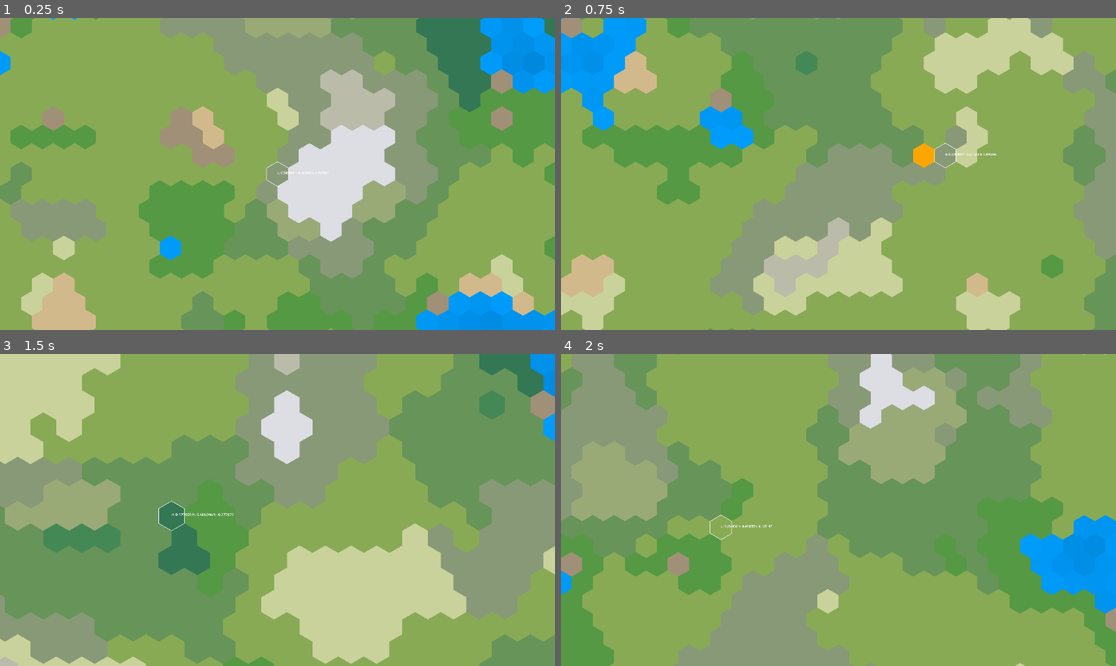
Above: before the commit, frames 1-4 (two rows, left to right).
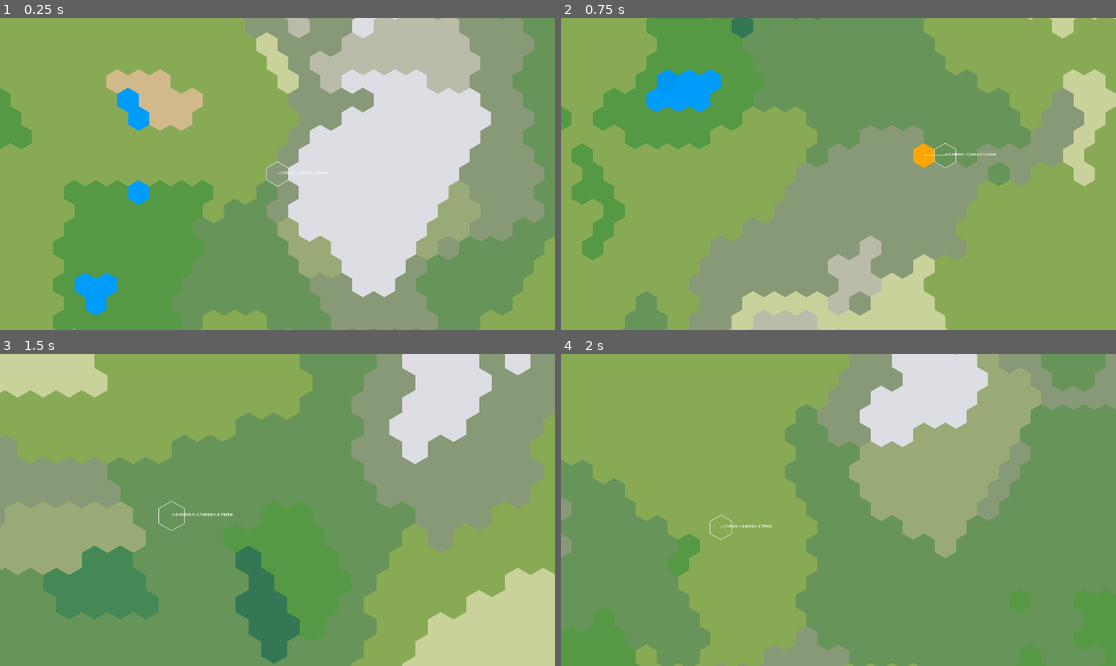
Above: after the commit, the same moments.

Repository: 1ort/hexgrid
Game: Godot game, scene res://demo.tscn
Same seed, same stepped clock (60 frames per second), same inputs: the game is played once before the commit and once after it.
Inputs (mouse positions are in pixels of both pictures, inside the frame that each line leads up to):
- Up to frame 1 (0.25 s): no input
- Up to frame 2 (0.75 s): tap Enter (ui_accept) at 0.5 s; move the mouse to (960, 158) at 0.52 s; press the mouse at (960, 158) at 0.53 s; hold D (right) from 0.53 s (still down)
- Up to frame 3 (1.5 s): tap Enter (ui_accept) at 0.77 s; move the mouse to (166, 525) at 1.27 s; release D (right) at 1.28 s; release the mouse at (166, 525) at 1.28 s; hold S (down) from 1.28 s (still down); tap Mouse wheel up (zoom_in) at 1.35 s
- Up to frame 4 (2 s): keep holding S (down); tap Enter (ui_accept) at 1.52 s

The runs differ from the first frame. In frame 1, 61% of the frame differs, in the area x 0-100%, y 0-100%; in frame 2, 51%; in frame 3, 68%; in frame 4, 63%.

Commit message:
Upd

Diff:
--- a/demo.gd
+++ b/demo.gd
@@ -7,15 +7,14 @@
 var cursor_hex: Hex
 var path_line: Array[Hex]
 
-var hex_radius = 64
+var hex_radius = 128
 var elevation_k = 0.45
 var hex_region = HexRegion.new_hexagon(hex_radius, Hex.new(0, 0, 0))
 var hexes = hex_region.get_hexes()
 
 @export
 var water_gradient: Gradient
-@export
-var ground_gradient: Gradient
+
 
 func correct_elevation(hex: Hex, elevation: float):
 	var distance = float(hex.distance_to(Hex.new(0,0,0)))
@@ -25,6 +24,8 @@
 	elevation = lerp(elevation, 1-(d*2), elevation_k)
 	elevation = lerp(elevation, sign(elevation), abs(elevation)*0.4)
 	return elevation
+
+#func hex_sphere_noise(q, r, s)
 
 func generate_map():
 	var noise = FastNoiseLite.new()
@@ -41,11 +42,12 @@
 		var tile_info: TileInfo
 
 		#elevation
-		noise.fractal_octaves = 3
-		noise.frequency = 0.05
+		noise.fractal_octaves = 4
+		noise.frequency = 0.03
 		noise.seed = noise_seed
 		var elevation_noise_value = noise.get_noise_3d(hex.q, hex.r, hex.s)
 		elevation = correct_elevation(hex, elevation_noise_value)
+		elevation = snapped(elevation, 0.05)
 
 		# humidity
 		noise.fractal_octaves = 2
@@ -53,12 +55,14 @@
 		noise.seed = noise_seed+1
 		var humidity_noise_value = noise.get_noise_3d(hex.q, hex.r, hex.s)
 		humidity = (humidity_noise_value / 2.0) + 0.5
+		humidity = snapped(humidity, 0.05)
 
 		# temperature
 		noise.fractal_octaves = 2
 		#noise.frequency = 0.2
 		noise.seed = noise_seed+2
 		temperature = noise.get_noise_3d(hex.q, hex.r, hex.s)
+		temperature = snapped(temperature, 0.05)
 
 		tile_info = TileInfo.new(
 			elevation,
@@ -87,12 +91,11 @@
 			#color_value = ground_gradient.sample(tile_info.elevation)
 			color_value = tile_info.terrain_color
 
-
 		$HexMapCanvas.draw_hex(hex, color_value)
 
 func draw_overlay():
 	if selected_hex != null:
-		$HexOverlayCanvas.draw_hex(selected_hex, Color.ORANGE, 3, true)
+		$HexOverlayCanvas.draw_hex(selected_hex, Color.ORANGE)
 
 	if cursor_hex != null and hex_region.has(cursor_hex):
 		$HexOverlayCanvas.draw_debug_info(cursor_hex, hex_region.get_value(cursor_hex))
--- a/demo.tscn
+++ b/demo.tscn
@@ -8,14 +8,9 @@
 [sub_resource type="Gradient" id="Gradient_ie4em"]
 colors = PackedColorArray(5.8527e-05, 0.612301, 0.985805, 1, 0, 0.210769, 0.359528, 1)
 
-[sub_resource type="Gradient" id="Gradient_dohbo"]
-offsets = PackedFloat32Array(0, 0.0655738, 0.47541, 0.644809, 0.79235, 0.907104, 1)
-colors = PackedColorArray(0.810964, 0.727832, 0.410956, 1, 0.431698, 0.51612, 0.33012, 1, 0.11069, 0.283595, 0.2066, 1, 0.362608, 0.327266, 0.154015, 1, 0.333333, 0.431373, 0.411765, 1, 0.882353, 0.952941, 0.94902, 1, 0.882353, 0.952941, 0.94902, 1)
-
 [node name="Demo" type="Node2D"]
 script = ExtResource("1_0shvy")
 water_gradient = SubResource("Gradient_ie4em")
-ground_gradient = SubResource("Gradient_dohbo")
 
 [node name="HexLayout" type="Node2D" parent="."]
 script = ExtResource("1_b3syg")
--- a/hex_canvas.gd
+++ b/hex_canvas.gd
@@ -10,14 +10,16 @@
 	draw_line(corners[-1], corners[0], color, width, antialiased)
 
 
-func draw_hex(h: Hex, color: Color, width: float = -1.0, antialiased: bool = false):
+func draw_hex(h: Hex, color: Color):
 	var corners = layout.get_polygon_corners(h)
 	draw_polygon(corners, [color])
 	#draw_closed_line(corners, color + Color.WHITE * 0.5, width, antialiased)
 
 func draw_path(path: Array[Hex]):
+	var positions: Array[Vector2] = []
 	for hex in path:
-		draw_circle(layout.hex_to_position(hex), 16, Color.CADET_BLUE)
+		positions.append(layout.hex_to_position(hex))
+	draw_polyline(positions, Color.WHITE, 32)
 
 func draw_debug_info(hex: Hex, tile_info: TileInfo):
 	var default_font = ThemeDB.fallback_font
--- a/tile_info.gd
+++ b/tile_info.gd
@@ -12,14 +12,31 @@
 var temperature: float
 var terrain_color: Color
 
+#enum Biome {
+ 	#SCORCHED,
+	#BARE,
+	#TUNDRA,
+	#SNOW,
+	#TEMPERATE_DESERT,
+	#SHRUBLAND,
+	#TAIGA,
+	#GRASSLAND,
+	#TEMPERATE_DECIDUOUS_FOREST,
+	#TEMPERATE_RAIN_FOREST,
+	#SUBTROPICAL_DESERT,
+	#TROPICAL_SEASONAL_FOREST,
+	#TROPICAL_RAIN_FOREST
+	#}
+
 func _init(elevation_: float, humidity_: float, temperature_: float):
 	elevation = elevation_
 	humidity = humidity_
 	temperature = temperature_
 
-	var mapping_x: int = humidity * 100
-	var mapping_y: int = 100 - (elevation * 100) - 10
+	var mapping_x: int = int(humidity * 100)
+	var mapping_y: int = int(100 - (elevation * 100) - 10)
 
-	mapping_y = min(99, mapping_y)
+	mapping_y = clamp(mapping_y, 0, 99)
+	mapping_x = clamp(mapping_x, 0, 99)
 
 	terrain_color = biomes_mapping.get_pixel(mapping_x, mapping_y)
Not shown: 1 places in demo.tscn that only renumber resources
